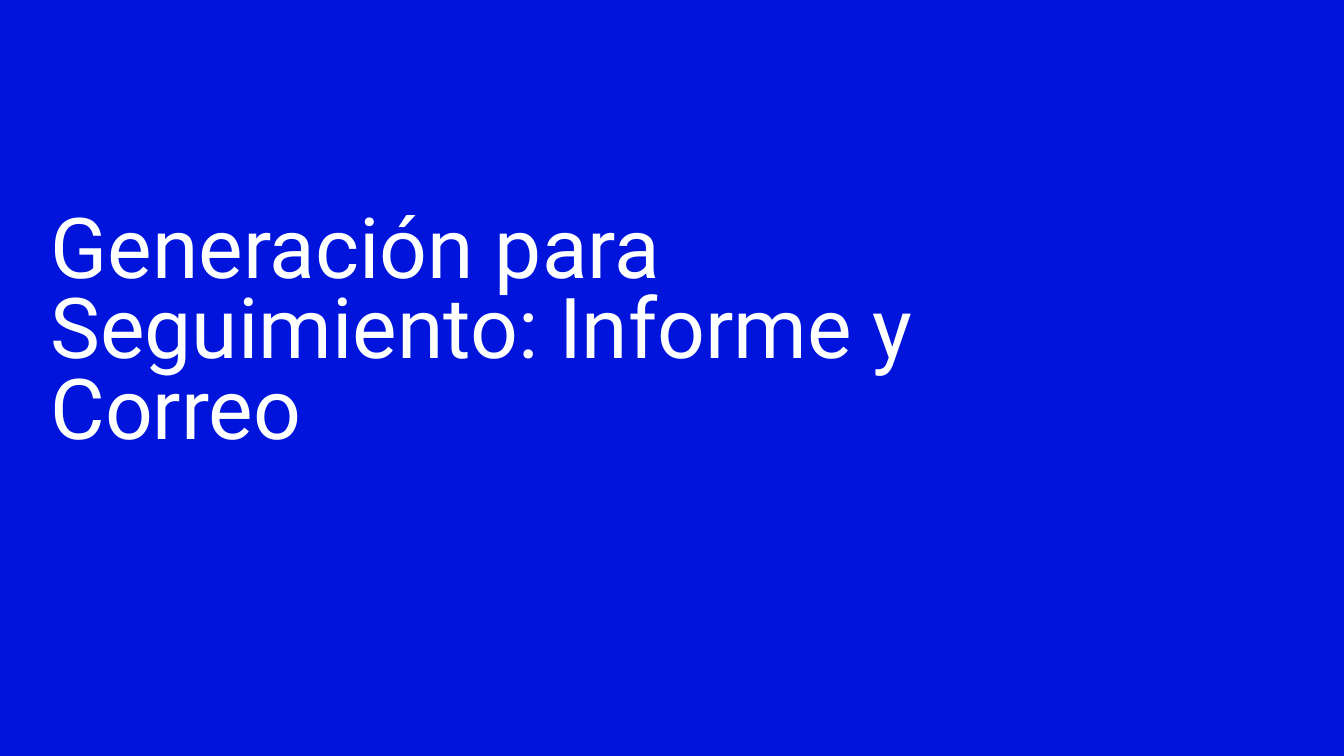
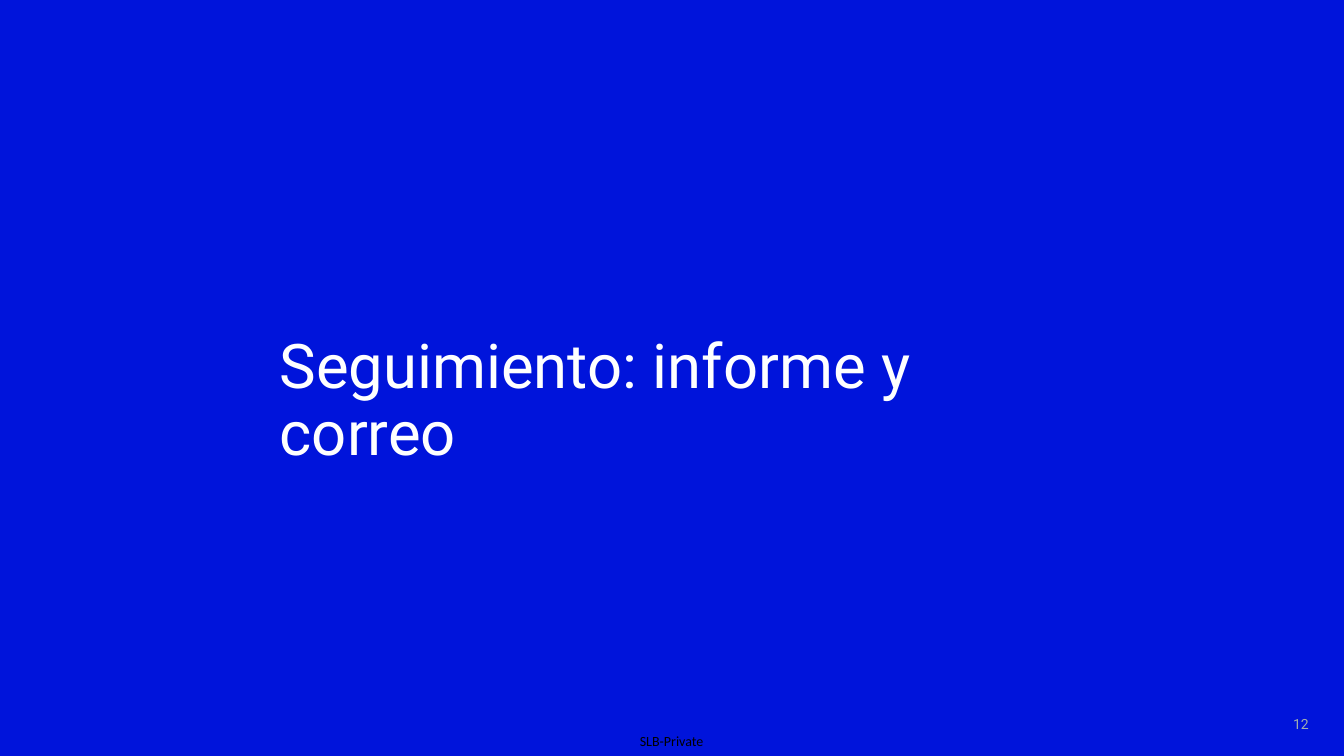
Before and after one commit to Negatix092/SLB, a slide deck: slide 12 of Presentación.pptx (slide 13 before the commit). Drawn at 1344x756 pixels with LibreOffice and Linux fonts; fonts in the diff are those of the drawing; background and template pictures are left out. Boxes give left, top, right and bottom in pixels: in the first picture for what was removed or moved away, otherwise in the second. Text is boxed around its words. In the diff, an @@ line names an element or a change of style, - is before the commit and + after.

```diff
--- a/Presentación.pptx
+++ b/Presentación.pptx
@@ title at [280,341,910,456]: text changed; size 60 to 44 pt @@
-Generación para Seguimiento: Informe y Correo
+Seguimiento: informe y correo
@@ title "Seguimiento: informe y correo" at [280,341,910,456]: vertical alignment bottom to top @@
@@ page number added at [1293,719,1309,729], 10 pt, text #A0AEAE @@
+12
@@ text added at [640,736,704,746], 10 pt, text #000000 @@
+SLB-Private
```
Also in this commit, not shown: 6 other slides changed, 1 slide removed, 3 other files.
